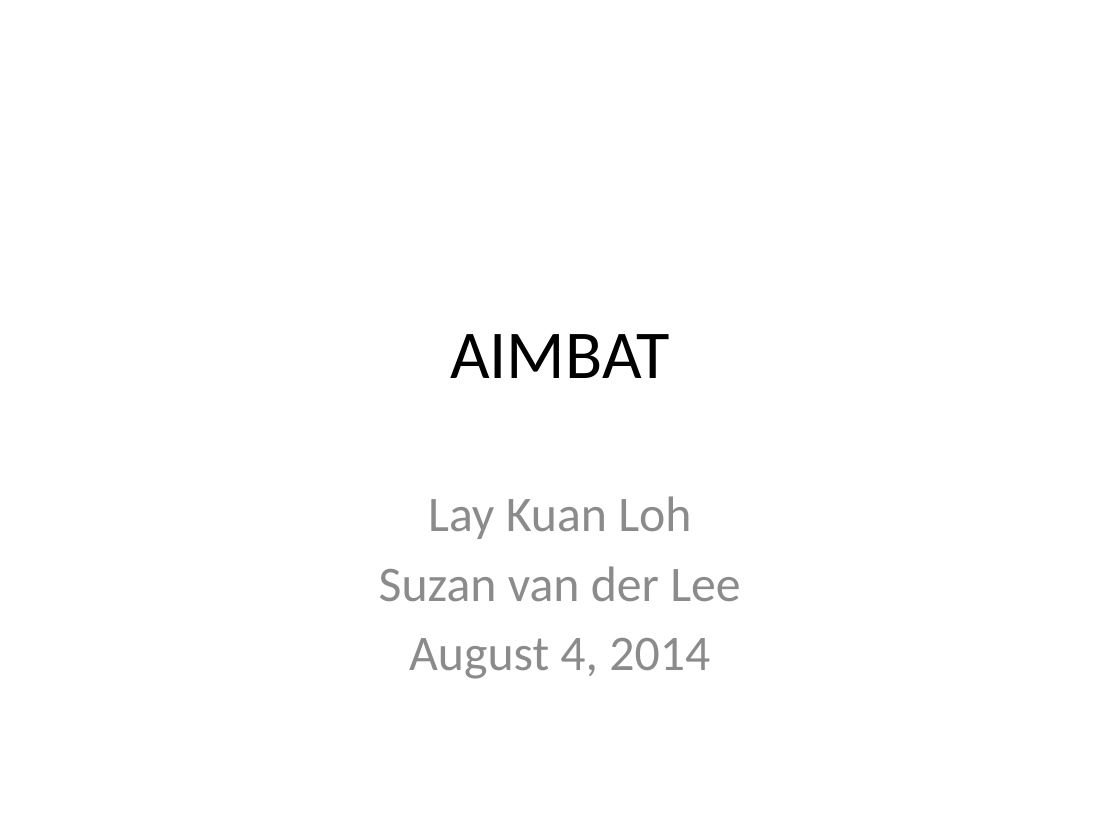
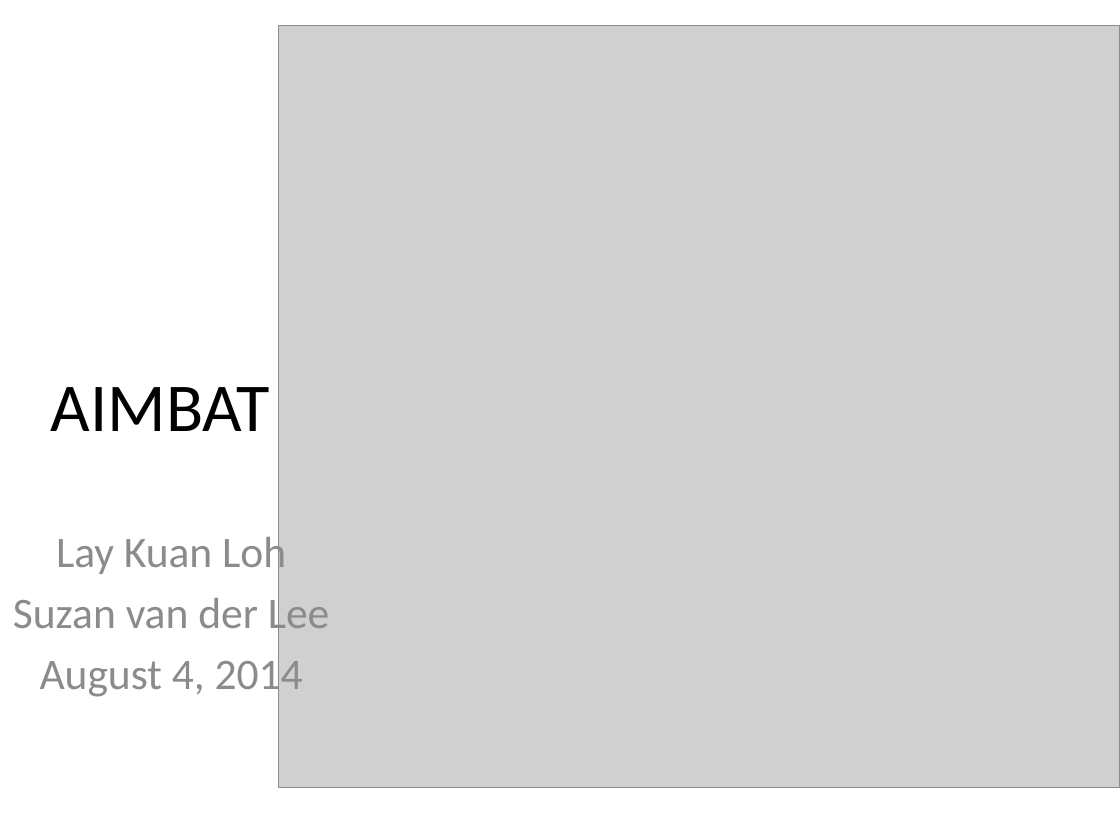
Before and after one commit to lkloh/USArray, a slide deck: slide 1 of AIMBAT/AIMBAT.pptx. Drawn at 1120x840 pixels with LibreOffice and Linux fonts; fonts in the diff are those of the drawing; grey boxes stand for pictures. Boxes give left, top, right and bottom in pixels: in the first picture for what was removed or moved away, otherwise in the second. Text is boxed around its words. In the diff, an @@ line names an element or a change of style, - is before the commit and + after.

```diff
--- a/AIMBAT/AIMBAT.pptx
+++ b/AIMBAT/AIMBAT.pptx
@@ picture added at (x1=279, y1=25, x2=1120, y2=786) @@
@@ title "AIMBAT" moved from (x1=450, y1=334, x2=670, y2=378) to (x1=51, y1=387, x2=271, y2=431) @@
@@ subtitle "Lay Kuan Loh" moved from (x1=379, y1=496, x2=740, y2=679) to (x1=13, y1=531, x2=330, y2=700) @@
@@ subtitle "Lay Kuan Loh" at (x1=13, y1=531, x2=330, y2=700): size 32 to 28 pt @@
```
Also in this commit, not shown: 4 other slides changed, 27 slides added, 1 slide removed, 1 other file.
